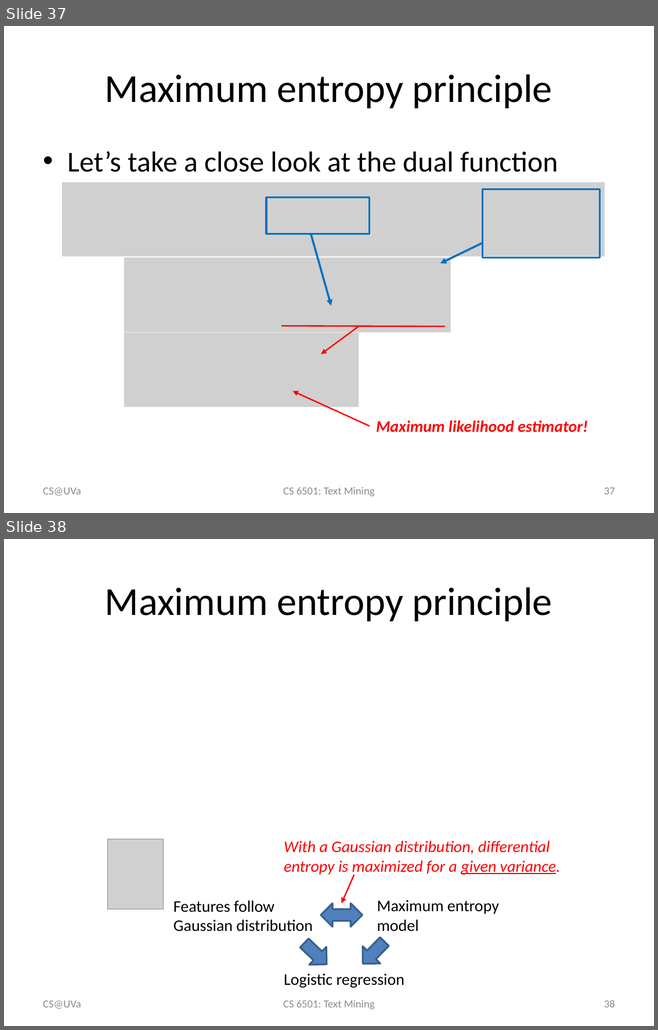
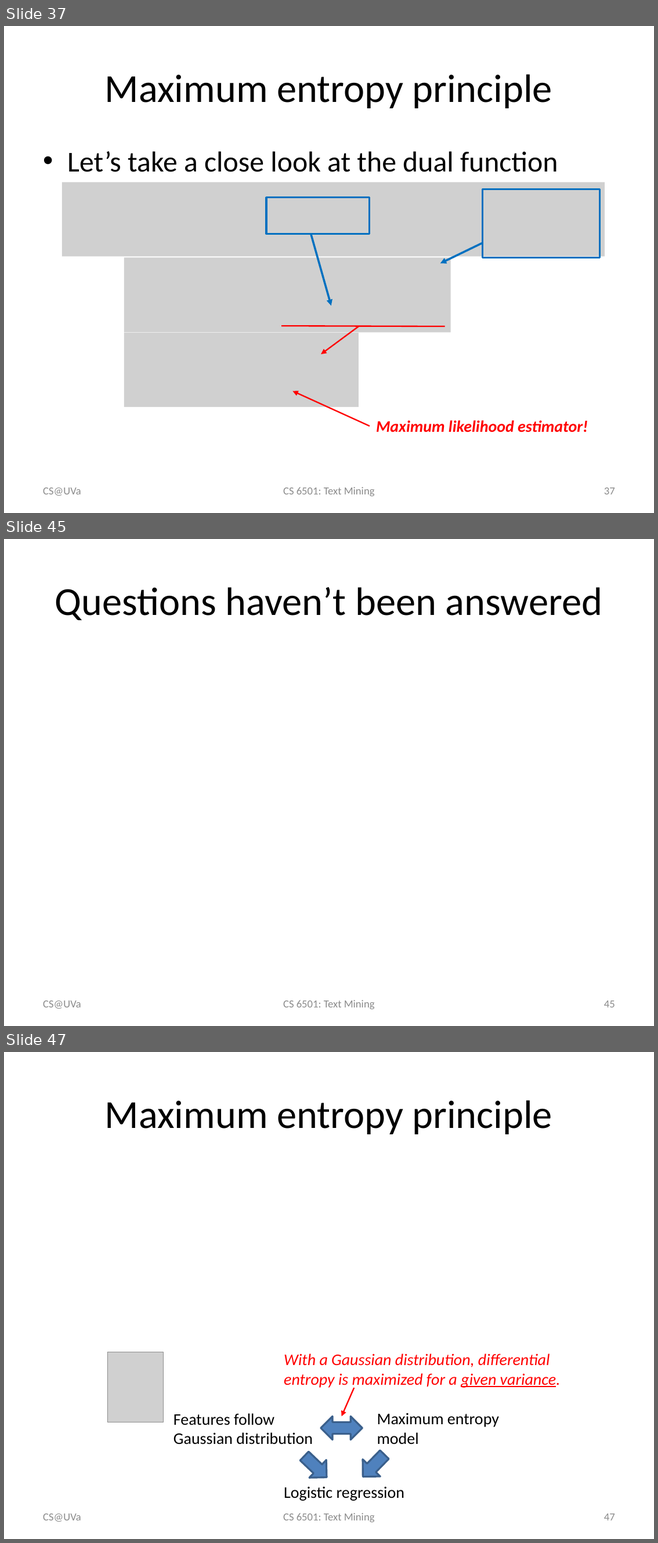
Before and after one commit to wang296/CS6501-Text-Mining, a slide deck: docs/Logistic Regression.pptx. Shown one above the other, each under a label of ours: slides 37 and 38 before the commit, slides 37, 45 and 47 after it; the slides between them are not shown. The pictures are 658x1030 and 658x1543 pixels, drawn with LibreOffice and Linux fonts; fonts in the diff are those of the drawing; grey boxes stand for pictures. Boxes give left, top, right and bottom in pixels: in the first picture for what was removed or moved away, otherwise in the second. Text is boxed around its words. In the diff, an @@ line names an element or a change of style, - is before the commit and + after.

```diff
--- a/docs/Logistic Regression.pptx
+++ b/docs/Logistic Regression.pptx
@@ slide 45 added at [4, 539, 654, 1026], background #FFFFFF @@
@@ title added at [55, 587, 602, 620], 44 pt, text #000000 @@
+Questions haven’t been answered
@@ text added at [43, 1001, 81, 1009], 12 pt, text #8C8C8C @@
+CS@UVa
@@ text added at [283, 1000, 375, 1009], 12 pt, text #8C8C8C @@
+CS 6501: Text Mining
@@ page number added at [604, 1001, 615, 1008], 12 pt, text #8C8C8C @@
+45
@@ what was slide 38 is now slide 47 @@
@@ page number at [604, 1514, 615, 1521]: text changed @@
-38
+47
```
Also in this commit, not shown: 3 slides changed, 10 other slides added, 2 other files.
